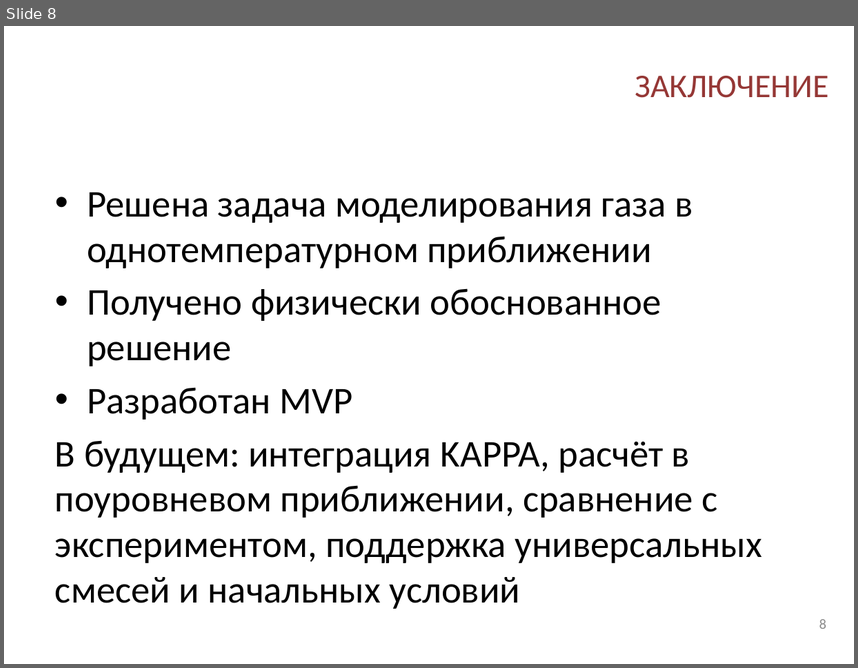
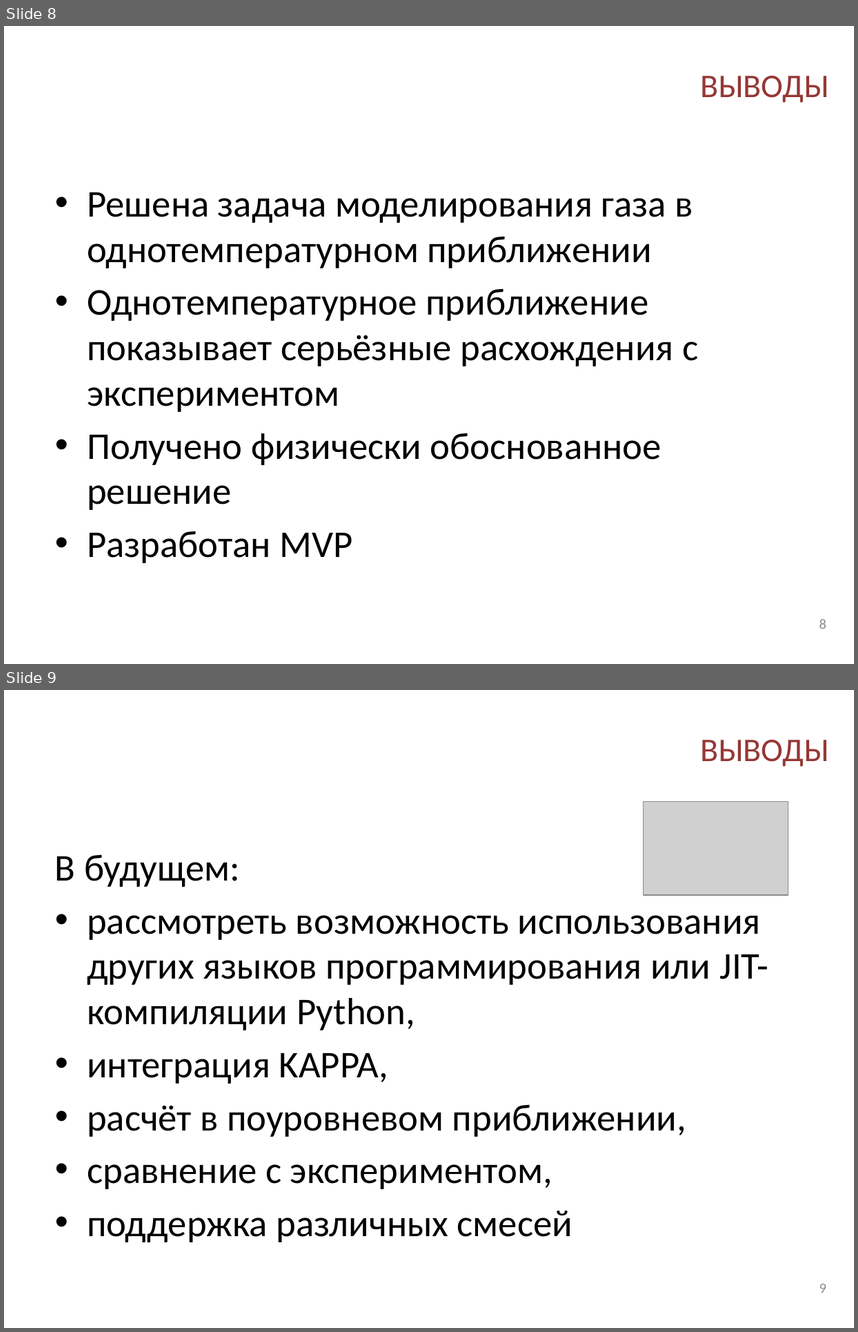
Before and after one commit to SpinSpinSugar/lectures, a slide deck: Student_conference/Relaxation_after_shockwave_ru.pptx. Shown one above the other, each under a label of ours: slide 8 before the commit, slides 8 and 9 after it. The pictures are 858x668 and 858x1332 pixels, drawn with LibreOffice and Linux fonts; fonts in the diff are those of the drawing; grey boxes stand for pictures; background and template pictures are left out. Boxes give left, top, right and bottom in pixels: in the first picture for what was removed or moved away, otherwise in the second. Text is boxed around its words. In the diff, an @@ line names an element or a change of style, - is before the commit and + after.

```diff
--- a/Student_conference/Relaxation_after_shockwave_ru.pptx
+++ b/Student_conference/Relaxation_after_shockwave_ru.pptx
@@ slide 9 added at <box>4,690,854,1328</box>, background picture (left out) @@
@@ title added at <box>700,740,829,767</box>, 28 pt, text #953735 @@
+ВЫВОДЫ
@@ picture added at <box>643,801,788,895</box> @@
@@ text added at <box>55,854,769,1242</box>, 32 pt, text #000000 @@
+В будущем:
+• рассмотреть возможность использования других языков программирования или JIT-компиляции Python,
+• интеграция KAPPA,
+• расчёт в поуровневом приближении,
+• сравнение с экспериментом,
+• поддержка различных смесей
@@ page number added at <box>820,1283,826,1292</box>, 12 pt, text #8C8C8C @@
+9
@@ slide 8 changed as well @@
@@ title at <box>700,76,829,103</box>: text changed @@
-ЗАКЛЮЧЕНИЕ
+ВЫВОДЫ
@@ text at <box>87,288,698,412</box>: paragraph added @@
+• Однотемпературное приближение показывает серьёзные расхождения с экспериментом
@@ text at <box>55,440,762,608</box>: paragraph removed @@
-В будущем: интеграция KAPPA, расчёт в поуровневом приближении, сравнение с экспериментом, поддержка универсальных смесей и начальных условий
```
Also in this commit, not shown: 4 other slides changed, 3 other slides added, 3 slides removed, 3 other files.
